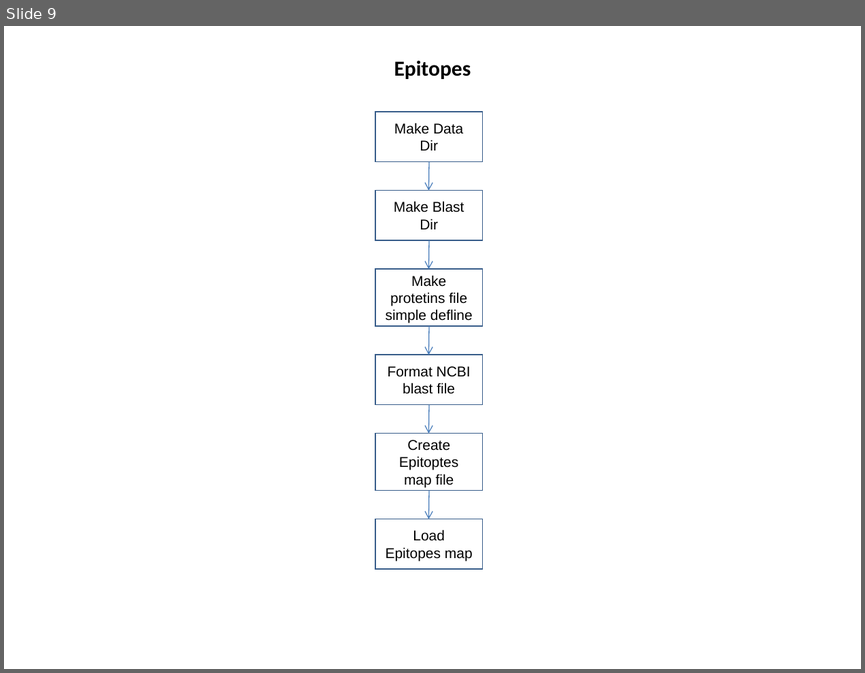
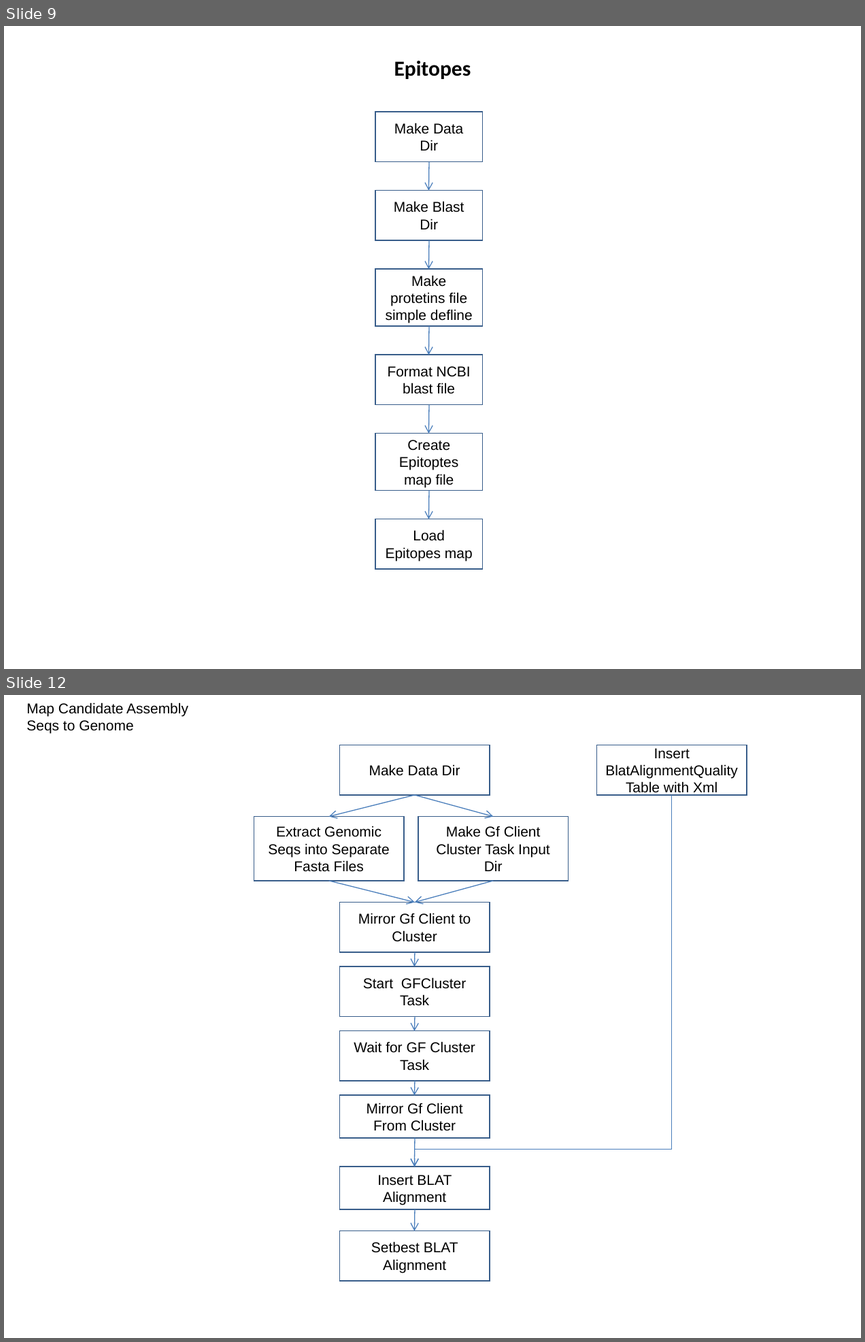
Before and after one commit to VEuPathDB/ApiCommonData, a slide deck: Load/doc/workflow/AnalysisWorkflow.ppt. Shown one above the other, each under a label of ours: slide 9 before the commit, slides 9 and 12 after it; the slides between them are not shown. The pictures are 865x673 and 865x1342 pixels, drawn with LibreOffice and Linux fonts; fonts in the diff are those of the drawing. Boxes give left, top, right and bottom in pixels: in the first picture for what was removed or moved away, otherwise in the second. Text is boxed around its words. In the diff, an @@ line names an element or a change of style, - is before the commit and + after.

```diff
--- a/Load/doc/workflow/AnalysisWorkflow.ppt
+++ b/Load/doc/workflow/AnalysisWorkflow.ppt
@@ slide 12 added at (4, 695, 861, 1338), background #FFFFFF @@
@@ text added at (26, 702, 188, 734), 12 pt, text #000000 @@
+Map Candidate Assembly
+Seqs to Genome
@@ rectangle added at (340, 745, 490, 794), outline #385D8A 0.99 pt, 12 pt, text #000000 @@
+Make Data Dir
@@ rectangle added at (597, 745, 747, 794), outline #385D8A 0.99 pt, 12 pt, text #000000 @@
+Insert BlatAlignmentQuality Table with Xml
@@ arrow added from (415, 795) to (329, 817), #4A7EBB 0.74 pt @@
@@ arrow added from (415, 795) to (493, 817), #4A7EBB 0.74 pt @@
@@ elbow arrow added from (672, 795) to (415, 1166), #4A7EBB 0.74 pt @@
@@ rectangle added at (254, 817, 404, 881), outline #385D8A 0.99 pt, 12 pt, text #000000 @@
+Extract Genomic Seqs into Separate Fasta Files
@@ rectangle added at (418, 817, 568, 881), outline #385D8A 0.99 pt, 12 pt, text #000000 @@
+Make Gf Client Cluster Task Input Dir
@@ arrow added from (329, 881) to (415, 902), #4A7EBB 0.74 pt @@
@@ arrow added from (493, 881) to (415, 902), #4A7EBB 0.74 pt @@
@@ rectangle added at (340, 902, 490, 952), outline #385D8A 0.99 pt, 12 pt, text #000000 @@
+Mirror Gf Client to Cluster
@@ arrow added from (415, 952) to (415, 966), #4A7EBB 0.74 pt @@
@@ rectangle added at (340, 966, 490, 1016), outline #385D8A 0.99 pt, 12 pt, text #000000 @@
+Start GFCluster Task
@@ arrow added from (415, 1016) to (415, 1031), #4A7EBB 0.74 pt @@
@@ rectangle added at (340, 1031, 490, 1081), outline #385D8A 0.99 pt, 12 pt, text #000000 @@
+Wait for GF Cluster Task
@@ arrow added from (415, 1081) to (415, 1095), #4A7EBB 0.74 pt @@
@@ rectangle added at (340, 1095, 490, 1138), outline #385D8A 0.99 pt, 12 pt, text #000000 @@
+Mirror Gf Client From Cluster
@@ arrow added from (415, 1138) to (415, 1166), #4A7EBB 0.74 pt @@
@@ rectangle added at (340, 1166, 490, 1209), outline #385D8A 0.99 pt, 12 pt, text #000000 @@
+Insert BLAT Alignment
@@ arrow added from (415, 1209) to (415, 1231), #4A7EBB 0.74 pt @@
@@ rectangle added at (340, 1231, 490, 1280), outline #385D8A 0.99 pt, 12 pt, text #000000 @@
+Setbest BLAT Alignment
```
Also in this commit, not shown: 7 slides changed, 3 other slides added, 2 slides removed, 11 other files.
